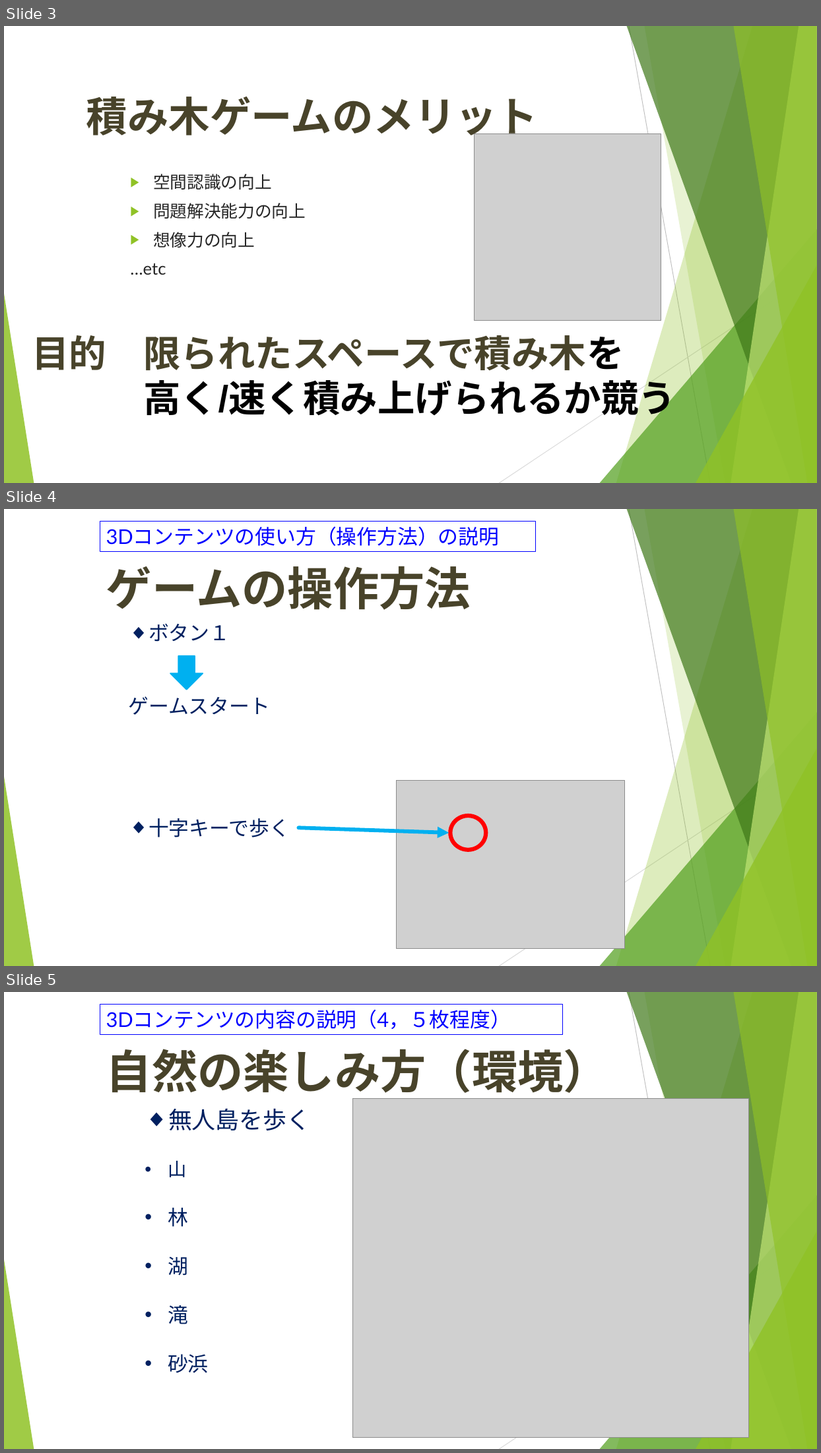
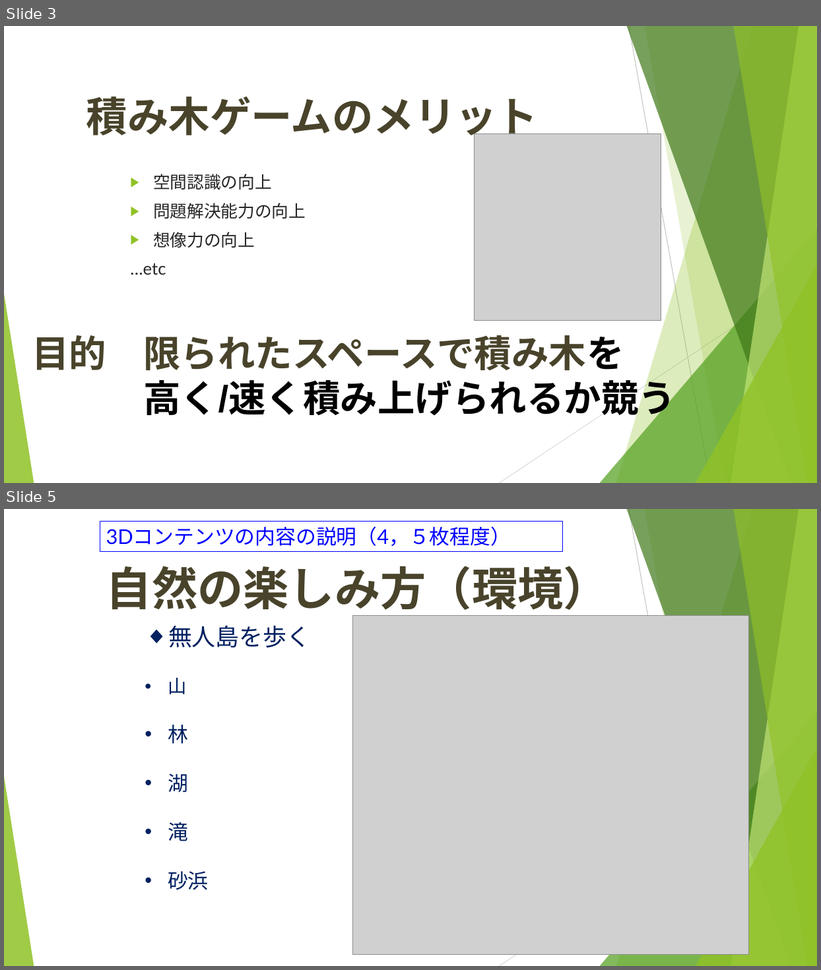
Before and after one commit to tomochapee12/VR_bl, a slide deck: 01安井_02吉本_積み木タイムアタック.pptx. Shown one above the other, each under a label of ours: slides 3, 4 and 5 before the commit, slides 3 and 5 after it; the slides between them are not shown. The pictures are 821x1453 and 821x970 pixels, drawn with LibreOffice and Linux fonts; fonts in the diff are those of the drawing; grey boxes stand for pictures. Boxes give left, top, right and bottom in pixels: in the first picture for what was removed or moved away, otherwise in the second. Text is boxed around its words. In the diff, an @@ line names an element or a change of style, - is before the commit and + after.

```diff
--- a/01安井_02吉本_積み木タイムアタック.pptx
+++ b/01安井_02吉本_積み木タイムアタック.pptx
@@ slide 4 removed at [4,509,817,966], background #FFFFFF; not listed: 10 template elements that a slide beside it also shows @@
@@ rectangle removed at [100,521,536,552] @@
-3Dコンテンツの使い方（操作方法）の説明
@@ title removed at [106,566,471,610] @@
-ゲームの操作方法
@@ text removed at [129,624,290,838] @@
-◆ ボタン１
-ゲームスタート
-◆ 十字キーで歩く
@@ down arrow removed at [170,656,203,690] @@
@@ picture removed at [396,781,624,949] @@
@@ donut removed at [450,815,488,852] @@
@@ arrow removed from (298, 828) to (450, 833) @@
```
Also in this commit, not shown: 3 slides changed, 1 slide added.
